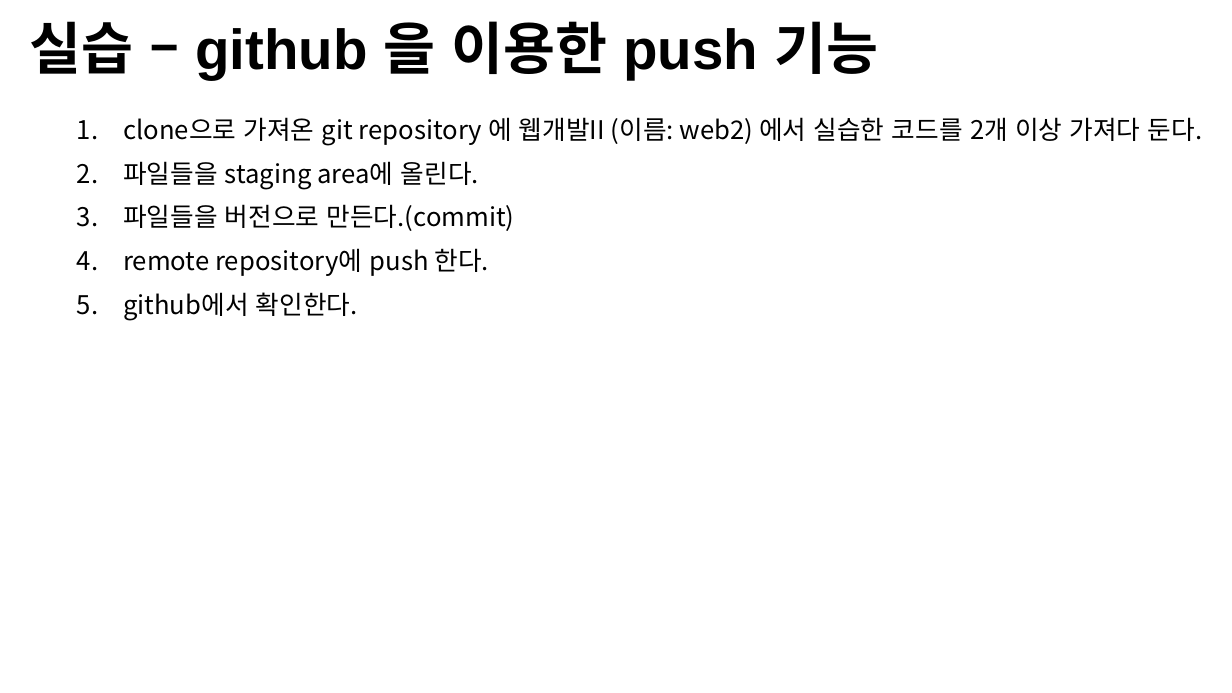
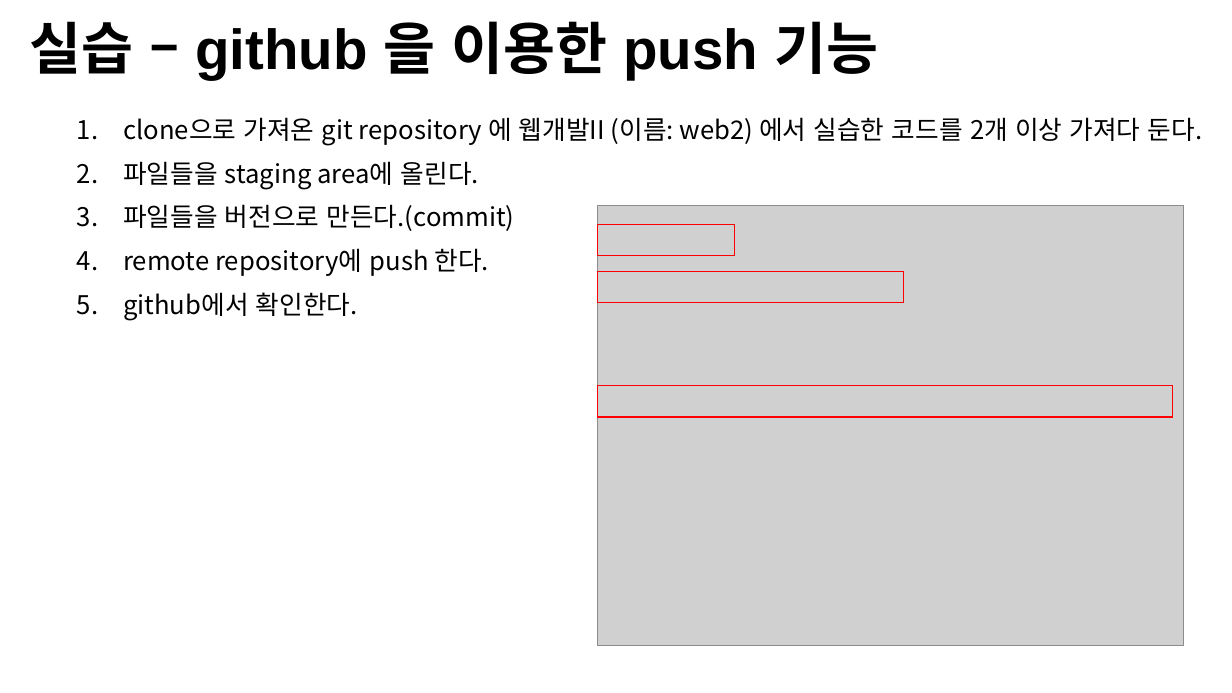
Before and after one commit to Open-Source-Programming/OpenSource-Lec, a slide deck: slide 23 of 09-Github.pptx (slide 20 before the commit). Drawn at 1232x693 pixels with LibreOffice and Linux fonts; fonts in the diff are those of the drawing; grey boxes stand for pictures; background and template pictures are left out. Boxes give left, top, right and bottom in pixels: in the first picture for what was removed or moved away, otherwise in the second. Text is boxed around its words. In the diff, an @@ line names an element or a change of style, - is before the commit and + after.

```diff
--- a/09-Github.pptx
+++ b/09-Github.pptx
@@ picture added at (x1=598, y1=205, x2=1184, y2=646) @@
@@ rectangle added at (x1=598, y1=225, x2=735, y2=256), outline #FF0000 1 pt @@
@@ rectangle added at (x1=598, y1=272, x2=904, y2=303), outline #FF0000 1 pt @@
@@ rectangle added at (x1=598, y1=386, x2=1174, y2=418), outline #FF0000 1 pt @@
```
Also in this commit, not shown: 2 other slides changed, 3 slides added.
